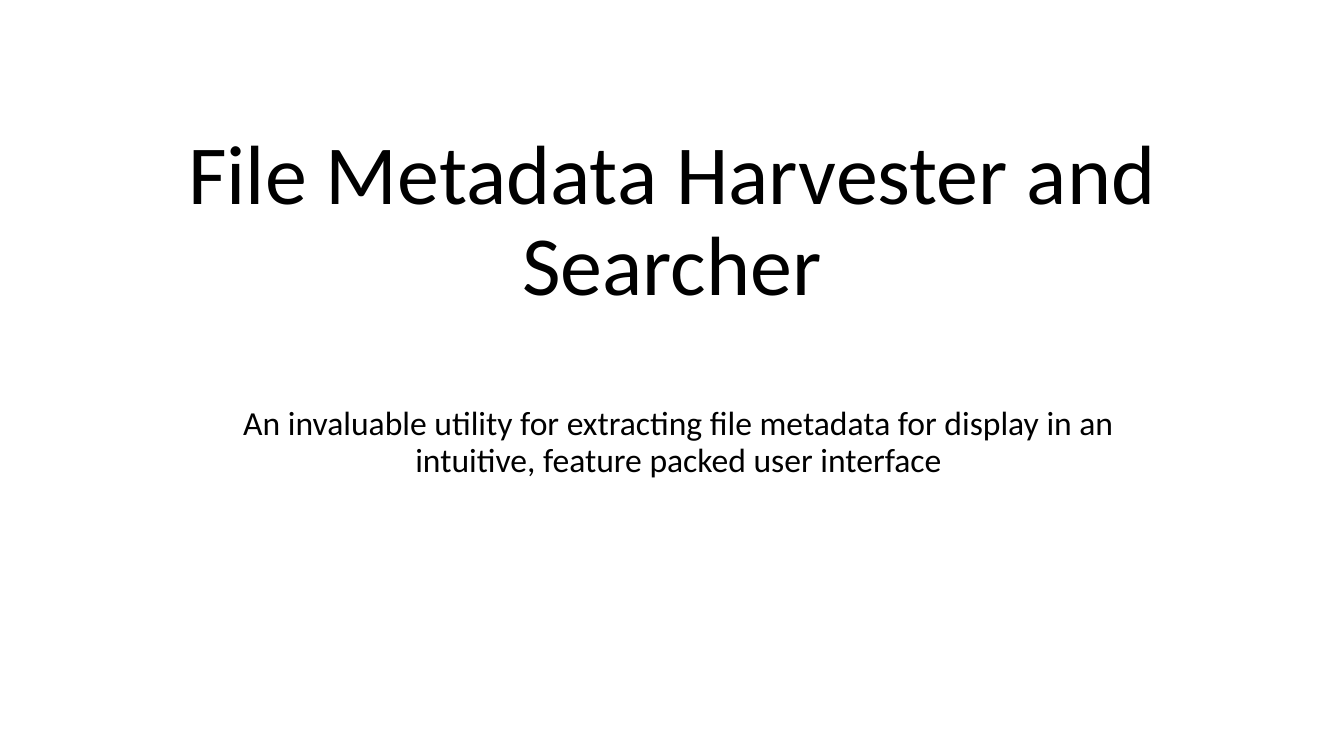
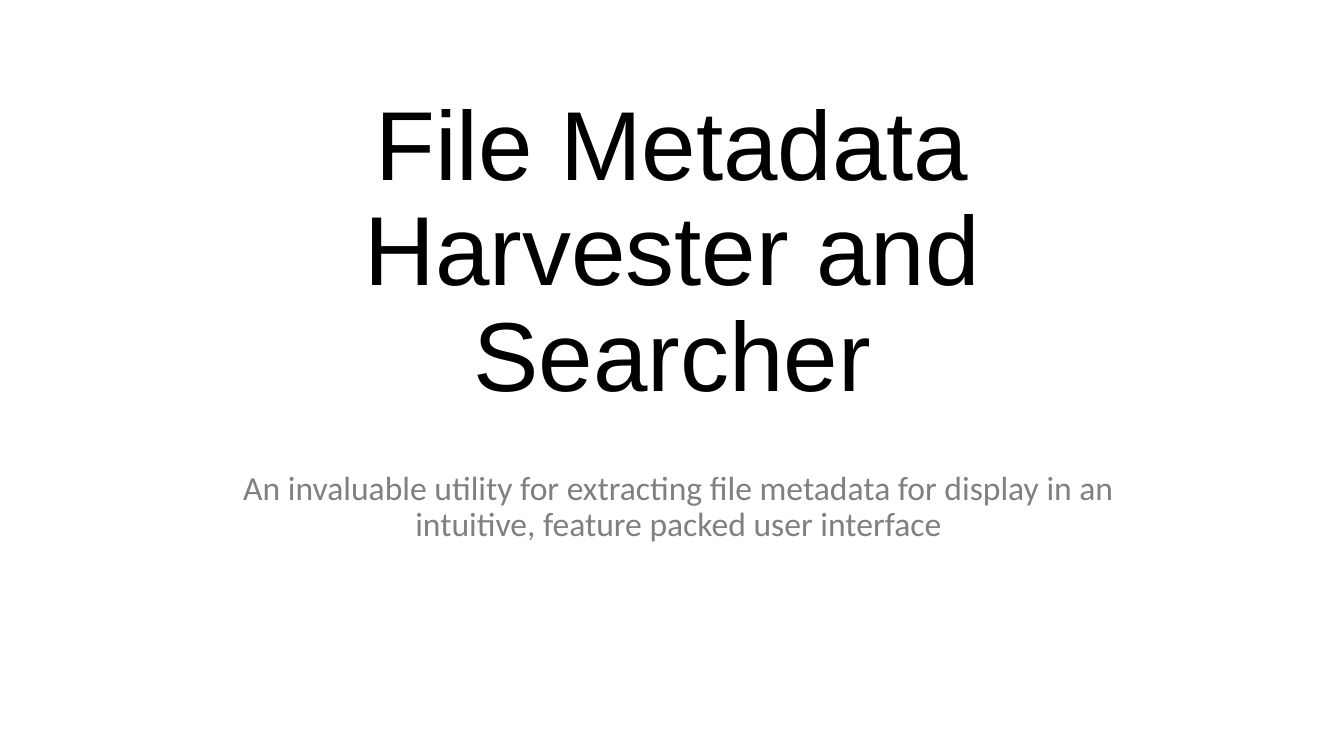
Before and after one commit to JesseHare90/CSC3600-ICT-Professional-Project, a slide deck: slide 2 of Final_Project/presentation/Jesse/Section4_ProductDemonstration_Jesse.pptx (slide 1 before the commit). Drawn at 1344x756 pixels with LibreOffice and Linux fonts; fonts in the diff are those of the drawing. Boxes give left, top, right and bottom in pixels: in the first picture for what was removed or moved away, otherwise in the second. Text is boxed around its words. In the diff, an @@ line names an element or a change of style, - is before the commit and + after.

```diff
--- a/Final_Project/presentation/Jesse/Section4_ProductDemonstration_Jesse.pptx
+++ b/Final_Project/presentation/Jesse/Section4_ProductDemonstration_Jesse.pptx
@@ title "File Metadata Harvester and Searcher" at box(364, 109, 979, 392): size 60 to 70 pt, font Calibri to Arial @@
@@ subtitle "An invaluable utility for extracting ...": place and size @@
-subtitle "An invaluable utility for extracting ..." at box(243, 411, 1113, 478)
+subtitle "An invaluable utility for extracting ..." at box(243, 476, 1113, 542)
@@ subtitle "An invaluable utility for extracting ..." at box(243, 476, 1113, 542): text colour #000000 to #808080 @@
```
Also in this commit, not shown: 4 other slides changed, 1 slide added.
